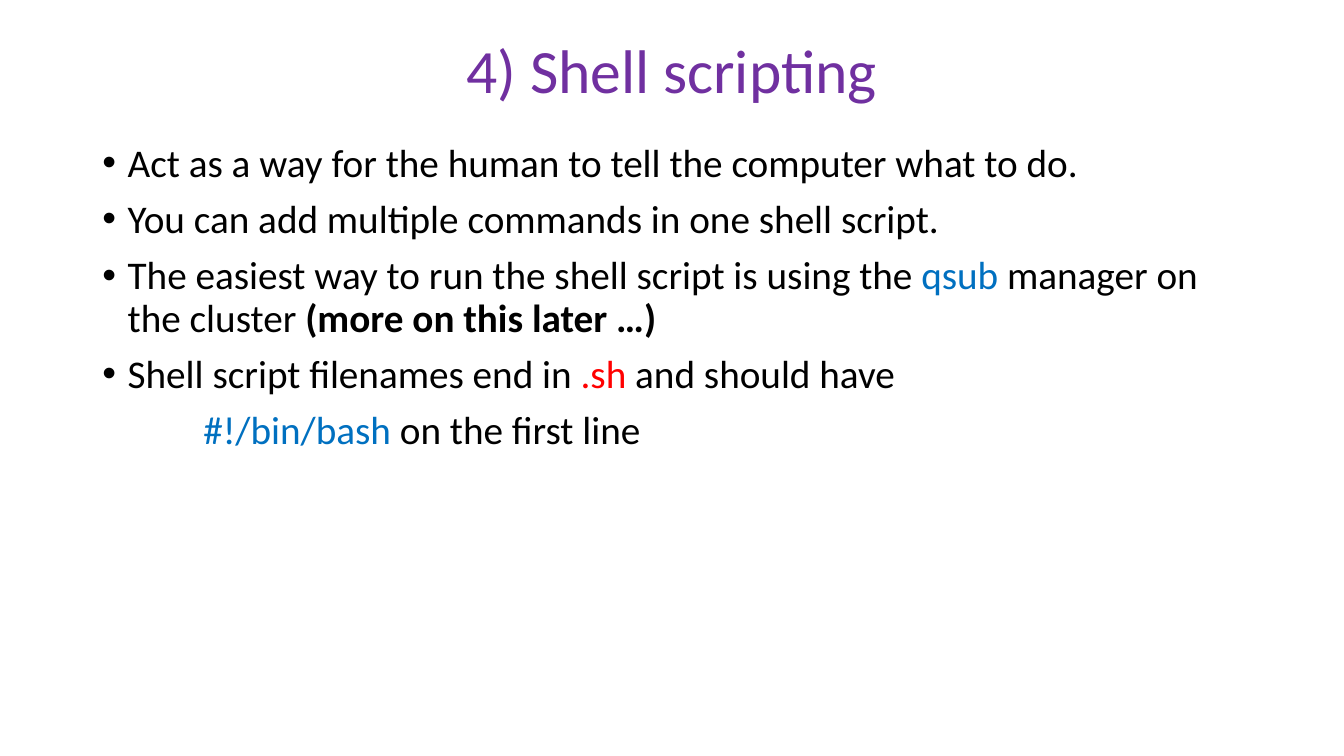
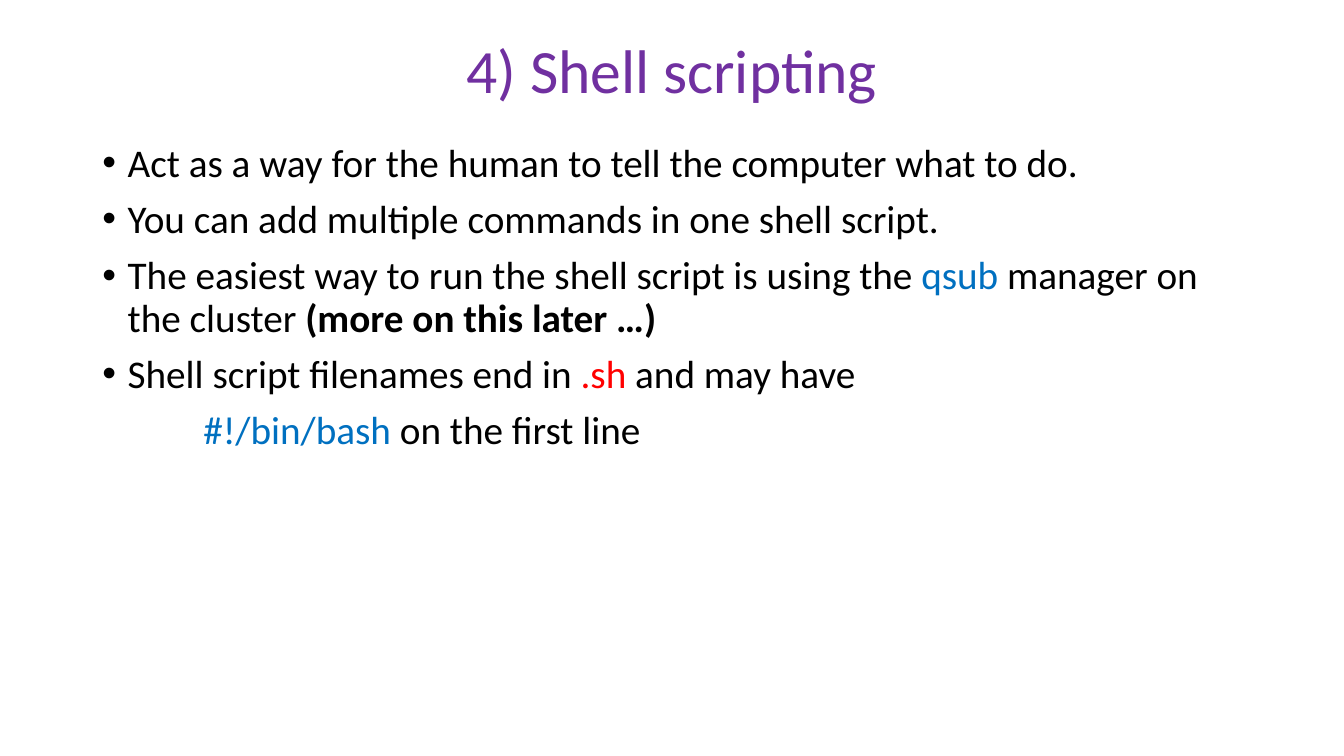
Before and after one commit to peterthorpe5/Sys_admin, a slide deck: slide 2 of cluster_course/powerpoint/4_Shell_scripting.pptx. Drawn at 1344x756 pixels with LibreOffice and Linux fonts; fonts in the diff are those of the drawing. Boxes give left, top, right and bottom in pixels: in the first picture for what was removed or moved away, otherwise in the second. Text is boxed around its words. In the diff, an @@ line names an element or a change of style, - is before the commit and + after.

```diff
--- a/cluster_course/powerpoint/4_Shell_scripting.pptx
+++ b/cluster_course/powerpoint/4_Shell_scripting.pptx
@@ text at (128, 360, 855, 395): text changed @@
-• Shell script filenames end in .sh and should have
+• Shell script filenames end in .sh and may have
```
Also in this commit, not shown: 5 other slides changed, 5 other files.
